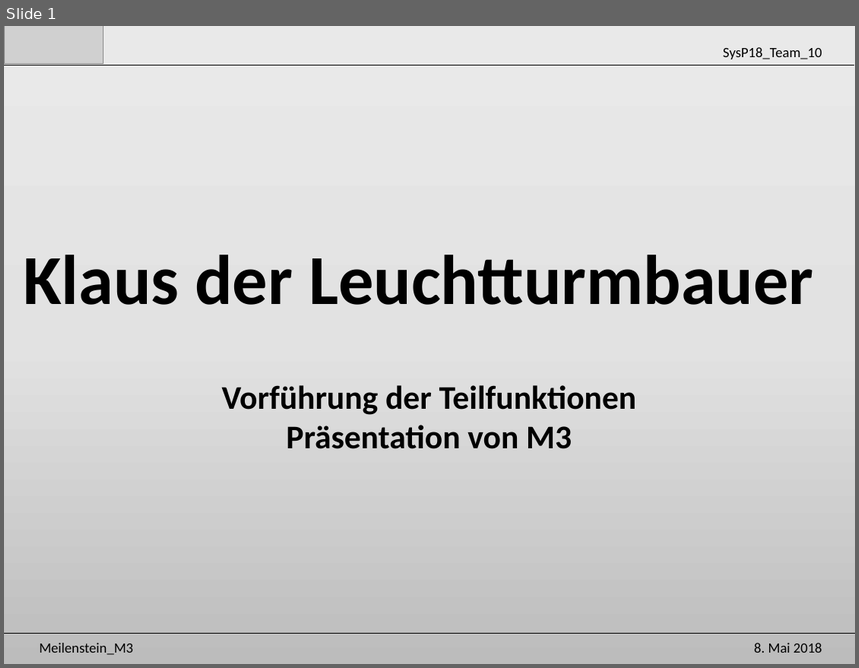
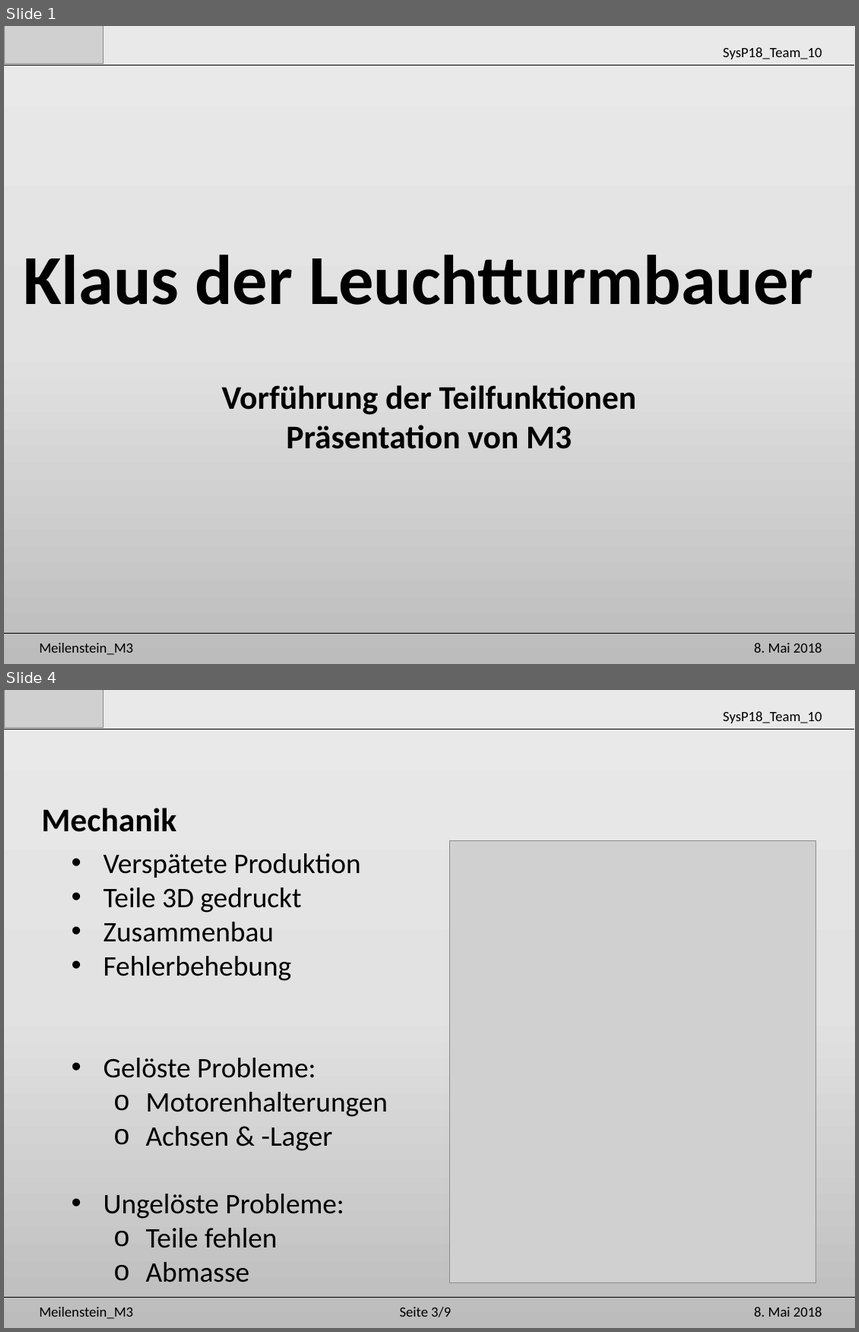
Before and after one commit to Unaqwyn/SysP18_1cv, a slide deck: 01_Organisation/02_Meilensteine/m3/Praesentation_m3.pptx. Shown one above the other, each under a label of ours: slide 1 before the commit, slides 1 and 4 after it; the slides between them are not shown. The pictures are 859x668 and 859x1332 pixels, drawn with LibreOffice and Linux fonts; fonts in the diff are those of the drawing; grey boxes stand for pictures. Boxes give left, top, right and bottom in pixels: in the first picture for what was removed or moved away, otherwise in the second. Text is boxed around its words. In the diff, an @@ line names an element or a change of style, - is before the commit and + after.

```diff
--- a/01_Organisation/02_Meilensteine/m3/Praesentation_m3.pptx
+++ b/01_Organisation/02_Meilensteine/m3/Praesentation_m3.pptx
@@ slide 4 added at (4, 690, 855, 1328), background gradient #EBEAEA to #E4E3E3 to #BDBCBC @@
@@ picture added at (4, 690, 104, 727) @@
@@ text added at (723, 711, 822, 723), 12 pt, text #000000 @@
+SysP18_Team_10
@@ line added from (4, 730) to (854, 730), #000000 0.5 pt @@
@@ text added at (41, 808, 177, 832), 28 pt, text #000000, bold @@
+Mechanik
@@ picture added at (450, 841, 817, 1284) @@
@@ text added at (104, 853, 388, 1283), 24 pt, text #000000 @@
+• Verspätete Produktion
+• Teile 3D gedruckt
+• Zusammenbau
+• Fehlerbehebung
+• Gelöste Probleme:
+  o Motorenhalterungen
+  o Achsen & -Lager
+• Ungelöste Probleme:
+  o Teile fehlen
+  o Abmasse
@@ line added from (4, 1298) to (855, 1298), #000000 0.5 pt @@
@@ text added at (39, 1307, 133, 1319), 12 pt, text #000000 @@
+Meilenstein_M3
@@ text added at (400, 1307, 451, 1318), 12 pt, text #000000 @@
+Seite 3/9
@@ text added at (754, 1307, 823, 1317), 12 pt, text #000000 @@
+8. Mai 2018
```
Also in this commit, not shown: 3 slides changed, 5 other slides added, 2 other files.
